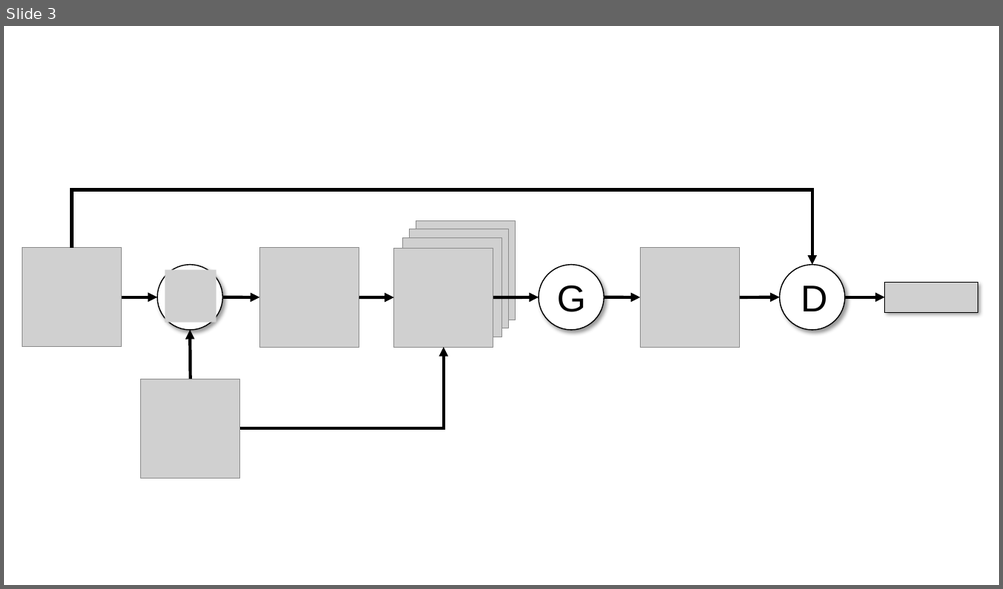
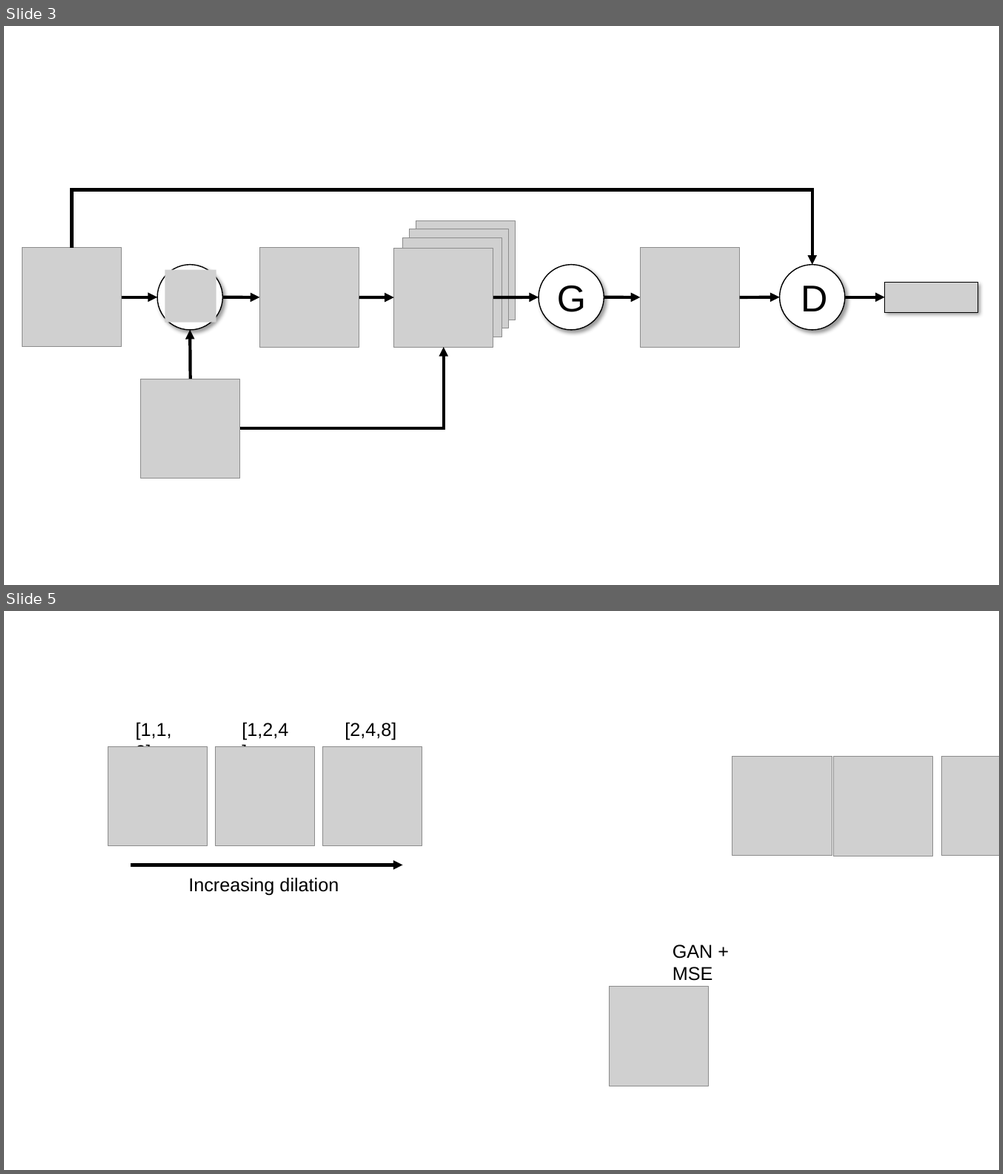
Before and after one commit to ShinyCode/image-outpainting, a slide deck: figs/figs.pptx. Shown one above the other, each under a label of ours: slide 3 before the commit, slides 3 and 5 after it; the slides between them are not shown. The pictures are 1003x589 and 1003x1174 pixels, drawn with LibreOffice and Linux fonts; fonts in the diff are those of the drawing; grey boxes stand for pictures. Boxes give left, top, right and bottom in pixels: in the first picture for what was removed or moved away, otherwise in the second. Text is boxed around its words. In the diff, an @@ line names an element or a change of style, - is before the commit and + after.

```diff
--- a/figs/figs.pptx
+++ b/figs/figs.pptx
@@ slide 5 added at <box>4,611,999,1170</box>, background #FFFFFF @@
@@ picture added at <box>732,757,831,856</box> @@
@@ picture added at <box>833,757,932,856</box> @@
@@ picture added at <box>941,757,999,856</box> @@
@@ group added at <box>108,722,422,895</box>: 4 texts, 3 pictures, 1 arrow @@
+[2,4,8]
+[1,2,4]
+[1,1,2]
+Increasing dilation
@@ text added at <box>672,945,713,981</box>, 18 pt, text #000000 @@
+GAN + MSE
@@ picture added at <box>609,987,708,1086</box> @@
```
Also in this commit, not shown: 1 slide changed, 4 other slides added, 2 slides removed, 2 other files.
